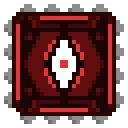
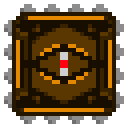
The second 128×128 image is a revision of the first. Changes to its layers:
removed layer "fade11" over (12, 12, 116, 116)
added layer "saw6" (2nd of 2) above "saw5" over (12, 12, 116, 116)
